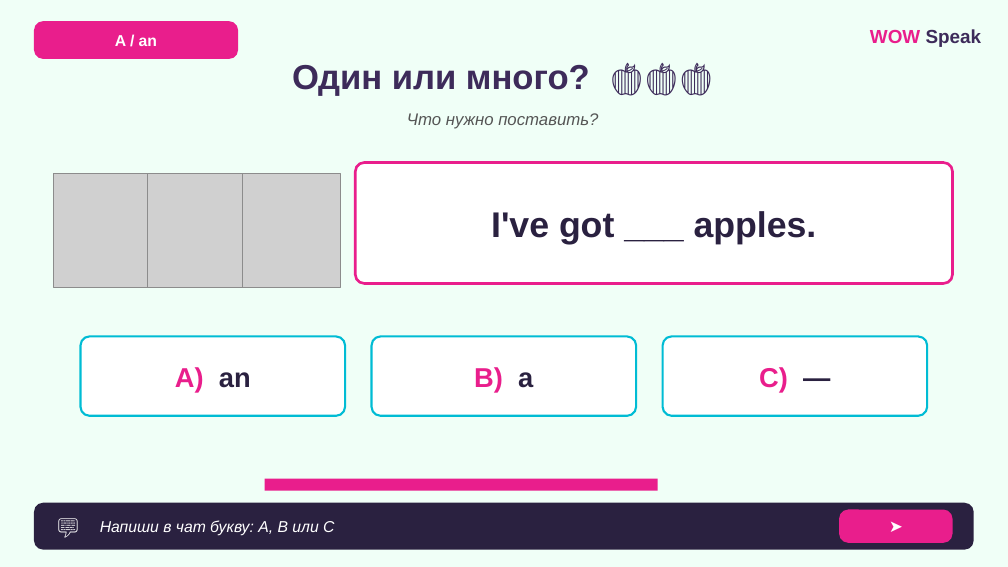
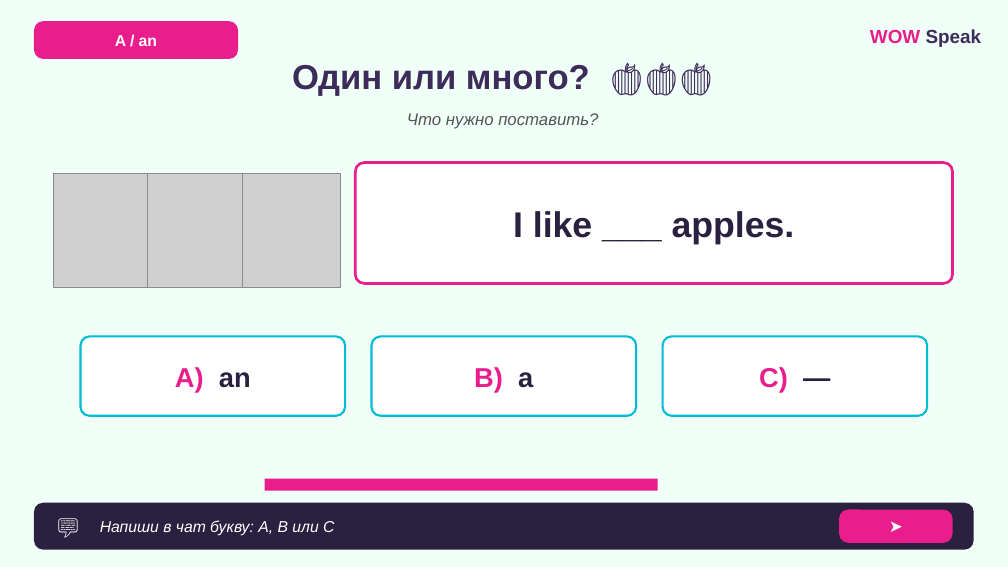
Before and after one commit to wowspeakschool-lang/classroom, a slide deck: slide 14 of vebinary/03.12_A-an/7-9/WOW_Speak_A_An_Food_7-9_LESSON.pptx. Drawn at 1008x567 pixels with LibreOffice and Linux fonts; fonts in the diff are those of the drawing; grey boxes stand for pictures. Boxes give left, top, right and bottom in pixels: in the first picture for what was removed or moved away, otherwise in the second. Text is boxed around its words. In the diff, an @@ line names an element or a change of style, - is before the commit and + after.

```diff
--- a/vebinary/03.12_A-an/7-9/WOW_Speak_A_An_Food_7-9_LESSON.pptx
+++ b/vebinary/03.12_A-an/7-9/WOW_Speak_A_An_Food_7-9_LESSON.pptx
@@ text in rounded rectangle at (513, 211, 795, 244): text changed @@
-I've got ___ apples.
+I like ___ apples.
```
Also in this commit, not shown: 1 other slide changed, 7 other files.
